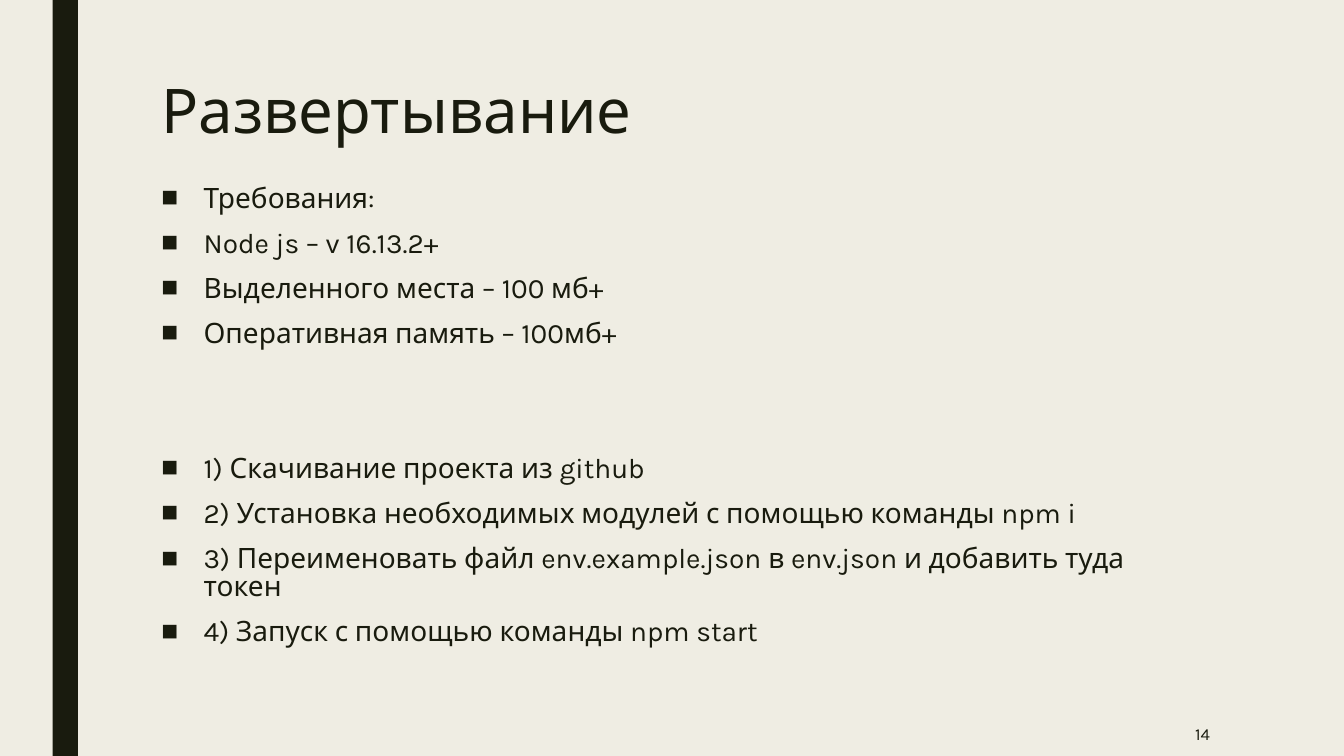
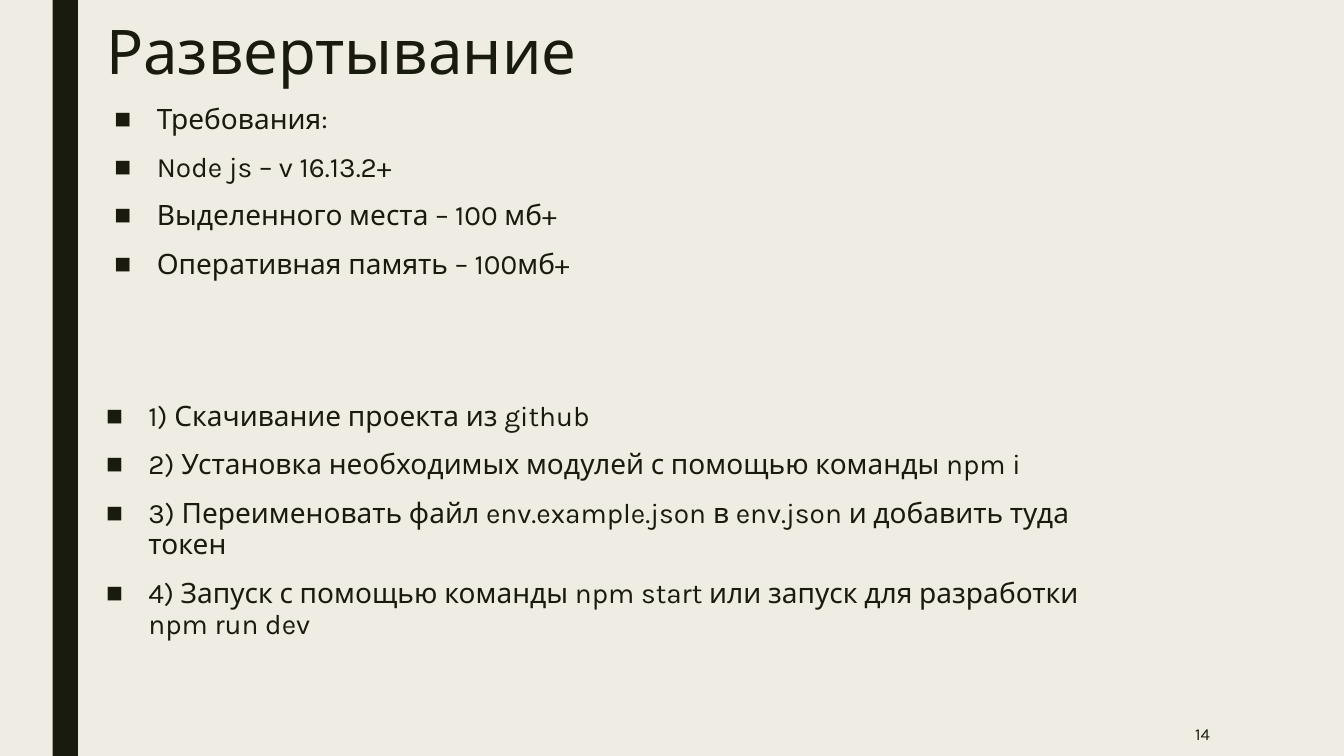
Before and after one commit to manInit/tg-info-abitur-bot, a slide deck: slide 14 of Чат-бот абитуриента.pptx. Drawn at 1344x756 pixels with LibreOffice and Linux fonts; fonts in the diff are those of the drawing. Boxes give left, top, right and bottom in pixels: in the first picture for what was removed or moved away, otherwise in the second. Text is boxed around its words. In the diff, an @@ line names an element or a change of style, - is before the commit and + after.

Commit message:
start first challenge

```diff
--- a/Чат-бот абитуриента.pptx
+++ b/Чат-бот абитуриента.pptx
@@ text "Развертывание" moved from (x1=161, y1=89, x2=631, y2=148) to (x1=106, y1=30, x2=576, y2=89) @@
@@ text "Требования:" moved from (x1=204, y1=186, x2=1124, y2=648) to (x1=157, y1=107, x2=542, y2=281) @@
@@ text "Требования:" at (x1=157, y1=107, x2=542, y2=281): line spacing 0.84 to 0.94 @@
@@ text added at (x1=148, y1=405, x2=1078, y2=641), 20 pt, text #191B0E @@
+■ 1) Скачивание проекта из github
+■ 2) Установка необходимых модулей с помощью команды npm i
+■ 3) Переименовать файл env.example.json в env.json и добавить туда токен
+■ 4) Запуск с помощью команды npm start или запуск для разработки npm run dev
@@ text at (x1=204, y1=457, x2=1124, y2=648): paragraphs removed @@
-■ 1) Скачивание проекта из github
-■ 2) Установка необходимых модулей с помощью команды npm i
-■ 3) Переименовать файл env.example.json в env.json и добавить туда токен
-■ 4) Запуск с помощью команды npm start
```
Also in this commit, not shown: 9 other slides changed, 4 slides added, 4 other files.
